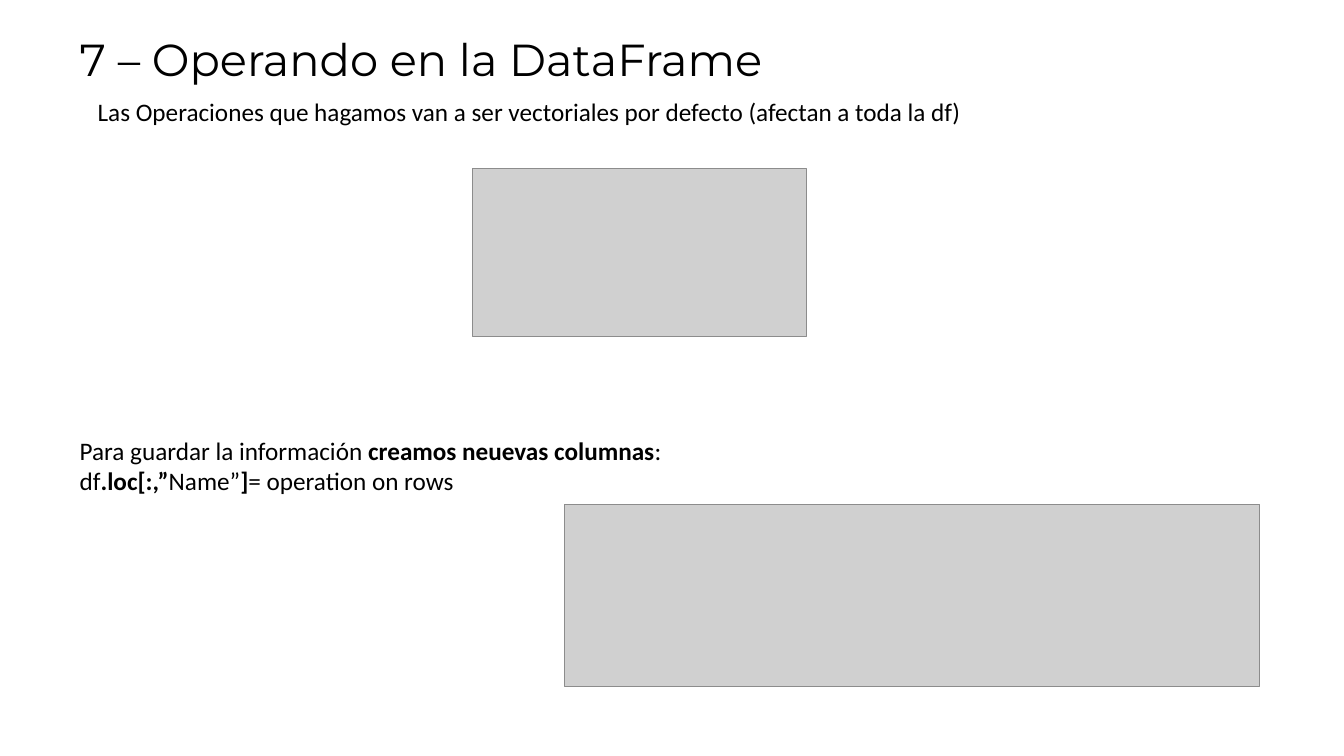
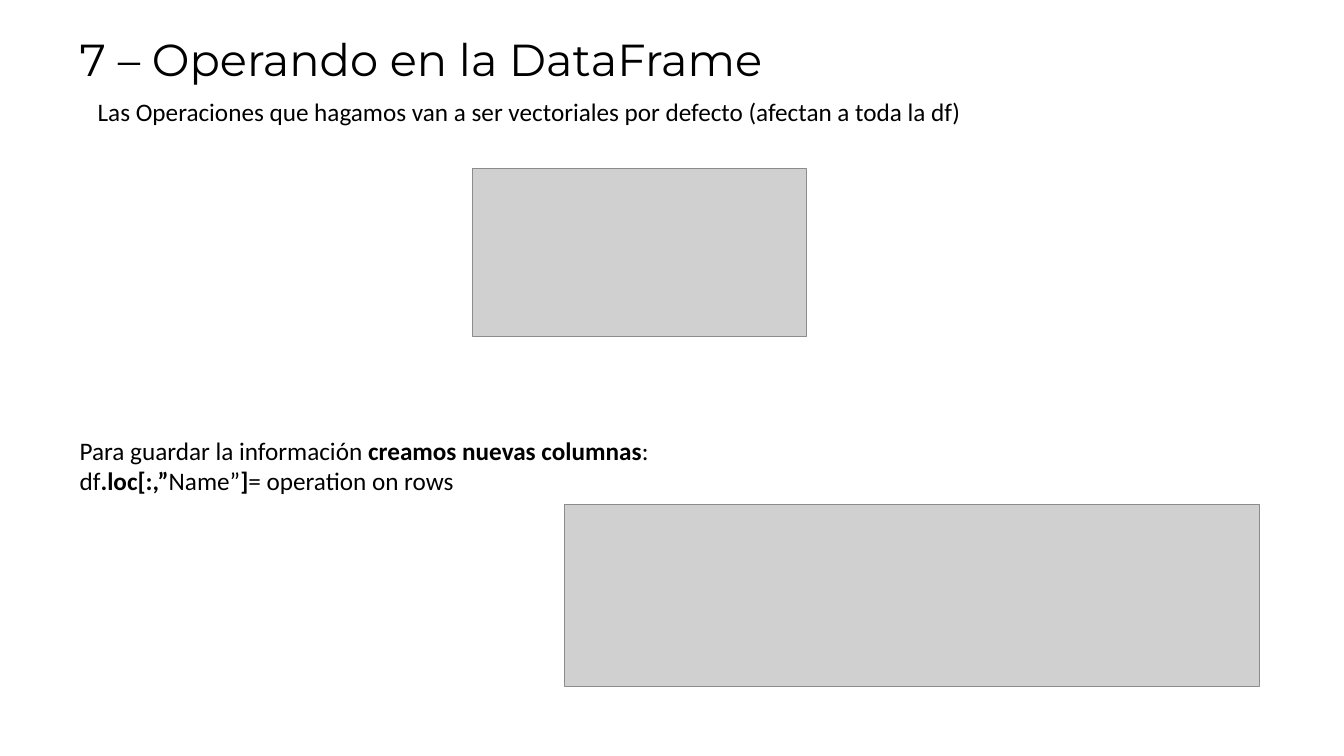
Before and after one commit to domgarvir/taller_python_data, a slide deck: slide 23 of Resources/Python_AEET.pptx. Drawn at 1344x756 pixels with LibreOffice and Linux fonts; fonts in the diff are those of the drawing; grey boxes stand for pictures. Boxes give left, top, right and bottom in pixels: in the first picture for what was removed or moved away, otherwise in the second. Text is boxed around its words. In the diff, an @@ line names an element or a change of style, - is before the commit and + after.

```diff
--- a/Resources/Python_AEET.pptx
+++ b/Resources/Python_AEET.pptx
@@ text at bbox=[80, 442, 648, 465]: text changed @@
-Para guardar la información creamos neuevas columnas:
+Para guardar la información creamos nuevas columnas:
```
Also in this commit, not shown: 2 other slides changed, 1 slide added, 1 slide removed, 3 other files.
